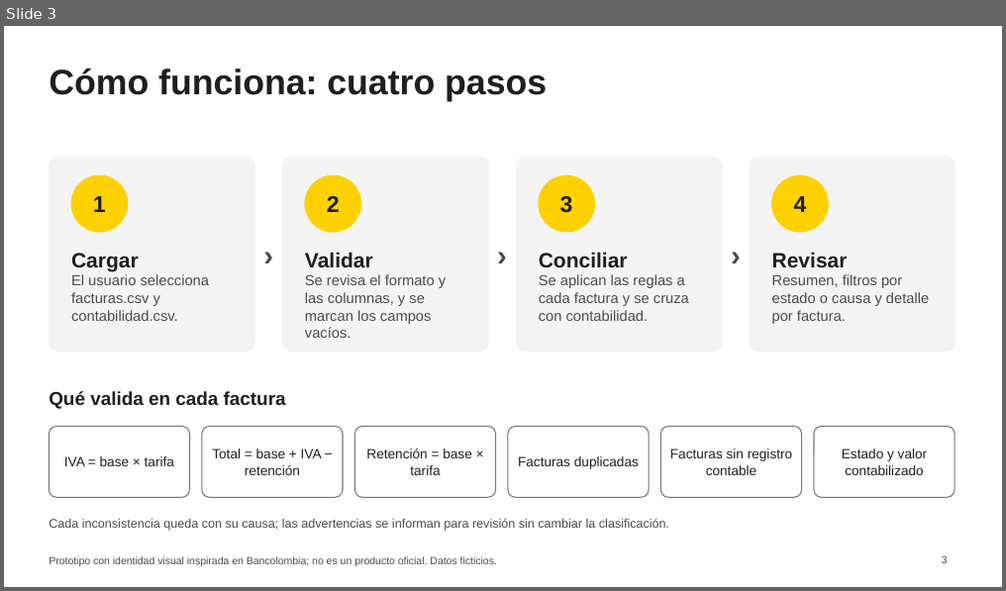
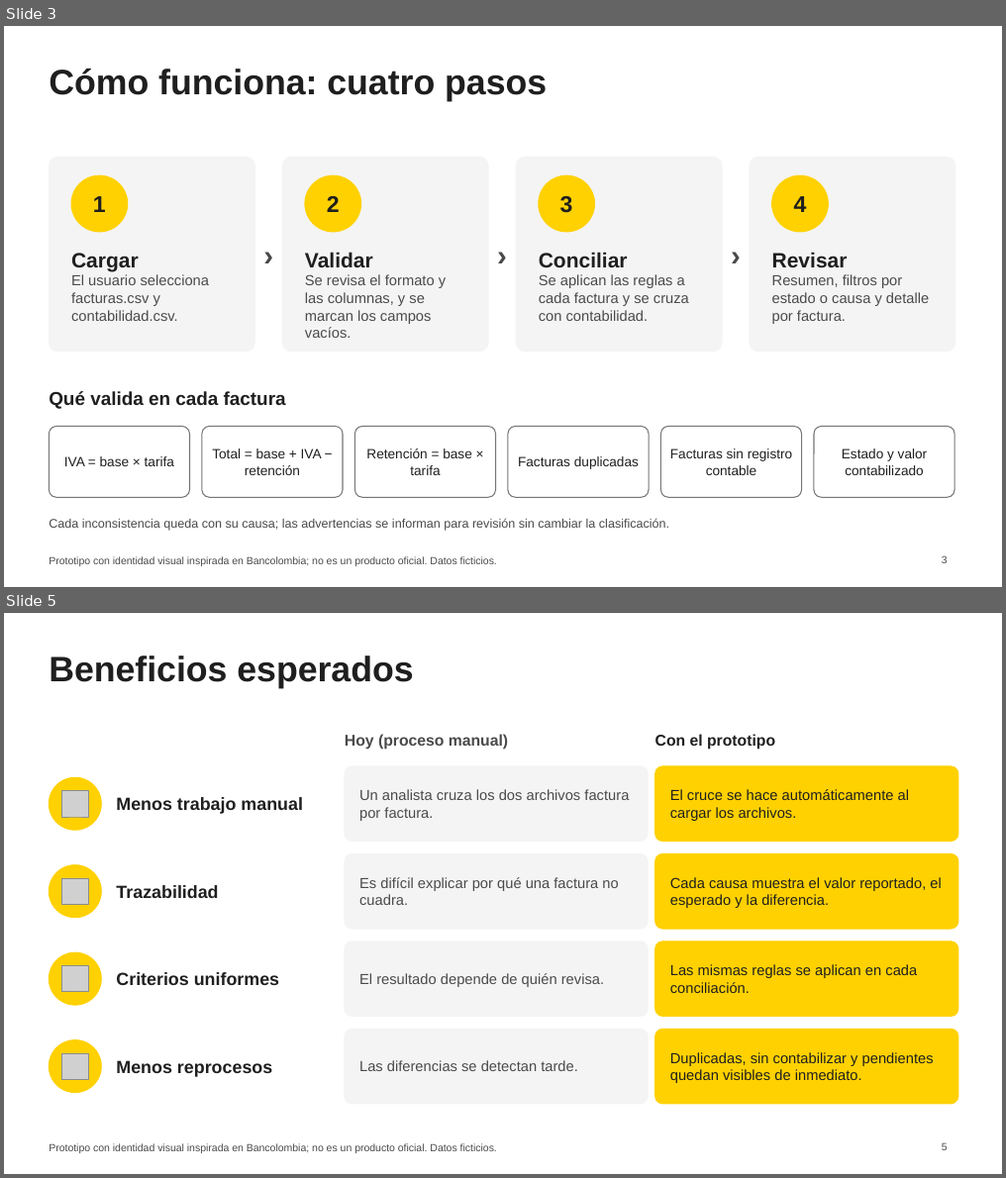
Before and after one commit to ElDaiko/conciliador-facturas, a slide deck: docs/presentacion/presentacion-conciliador.pptx. Shown one above the other, each under a label of ours: slide 3 before the commit, slides 3 and 5 after it; the slides between them are not shown. The pictures are 1006x591 and 1006x1178 pixels, drawn with LibreOffice and Linux fonts; fonts in the diff are those of the drawing; grey boxes stand for pictures. Boxes give left, top, right and bottom in pixels: in the first picture for what was removed or moved away, otherwise in the second. Text is boxed around its words. In the diff, an @@ line names an element or a change of style, - is before the commit and + after.

```diff
--- a/docs/presentacion/presentacion-conciliador.pptx
+++ b/docs/presentacion/presentacion-conciliador.pptx
@@ slide 5 added at [4, 613, 1002, 1174], background #FFFFFF; not listed: 1 template element that a slide beside it also shows @@
@@ title added at [49, 656, 413, 688], 34 pt, text #1F1F1F, bold @@
+Beneficios esperados
@@ text added at [345, 734, 508, 750], 15 pt, text #4A4A4A, bold @@
+Hoy (proceso manual)
@@ text added at [655, 734, 775, 750], 15 pt, text #1F1F1F, bold @@
+Con el prototipo
@@ ellipse added at [49, 777, 101, 830], fill #FFD100, outline #FFD100 1 pt @@
@@ rounded rectangle added at [345, 766, 648, 842], fill #F4F4F4, outline #F4F4F4 1 pt @@
@@ text added at [359, 789, 629, 821], 14 pt, text #4A4A4A @@
+Un analista cruza los dos archivos factura por factura.
@@ rounded rectangle added at [655, 766, 958, 842], fill #FFD100, outline #FFD100 1 pt @@
@@ text added at [670, 789, 909, 821], 14 pt, text #1F1F1F @@
+El cruce se hace automáticamente al cargar los archivos.
@@ picture added at [62, 791, 88, 817] @@
@@ text added at [116, 797, 303, 814], 17 pt, text #1F1F1F, bold @@
+Menos trabajo manual
@@ ellipse added at [49, 865, 101, 918], fill #FFD100, outline #FFD100 1 pt @@
@@ picture added at [62, 878, 88, 904] @@
@@ rounded rectangle added at [345, 854, 648, 929], fill #F4F4F4, outline #F4F4F4 1 pt @@
@@ text added at [359, 877, 618, 905], 14 pt, text #4A4A4A @@
+Es difícil explicar por qué una factura no cuadra.
@@ rounded rectangle added at [655, 854, 958, 929], fill #FFD100, outline #FFD100 1 pt @@
@@ text added at [670, 877, 941, 908], 14 pt, text #1F1F1F @@
+Cada causa muestra el valor reportado, el esperado y la diferencia.
@@ text added at [116, 885, 218, 898], 17 pt, text #1F1F1F, bold @@
+Trazabilidad
@@ ellipse added at [49, 953, 101, 1005], fill #FFD100, outline #FFD100 1 pt @@
@@ picture added at [62, 965, 88, 992] @@
@@ rounded rectangle added at [345, 942, 648, 1017], fill #F4F4F4, outline #F4F4F4 1 pt @@
@@ rounded rectangle added at [655, 942, 958, 1017], fill #FFD100, outline #FFD100 1 pt @@
@@ text added at [670, 964, 917, 993], 14 pt, text #1F1F1F @@
+Las mismas reglas se aplican en cada conciliación.
@@ text added at [116, 972, 279, 985], 17 pt, text #1F1F1F, bold @@
+Criterios uniformes
@@ text added at [359, 973, 604, 987], 14 pt, text #4A4A4A @@
+El resultado depende de quién revisa.
@@ ellipse added at [49, 1041, 101, 1093], fill #FFD100, outline #FFD100 1 pt @@
@@ picture added at [62, 1054, 88, 1079] @@
@@ rounded rectangle added at [345, 1029, 648, 1104], fill #F4F4F4, outline #F4F4F4 1 pt @@
@@ rounded rectangle added at [655, 1029, 958, 1104], fill #FFD100, outline #FFD100 1 pt @@
@@ text added at [670, 1053, 934, 1083], 14 pt, text #1F1F1F @@
+Duplicadas, sin contabilizar y pendientes quedan visibles de inmediato.
@@ text added at [116, 1060, 272, 1077], 17 pt, text #1F1F1F, bold @@
+Menos reprocesos
@@ text added at [359, 1060, 578, 1071], 14 pt, text #4A4A4A @@
+Las diferencias se detectan tarde.
@@ page number added at [942, 1144, 947, 1151], 10 pt, text #4A4A4A @@
+5
```
Also in this commit, not shown: 1 slide removed, 5 other files.
